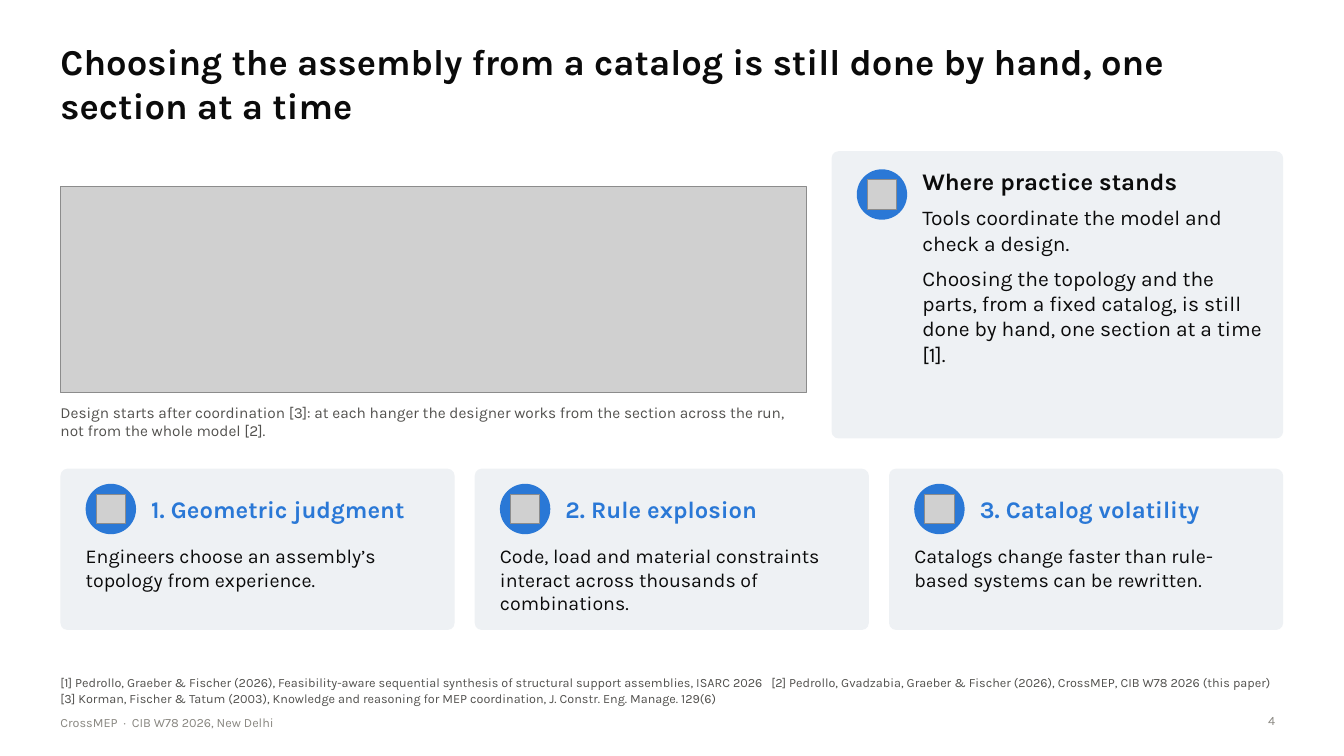
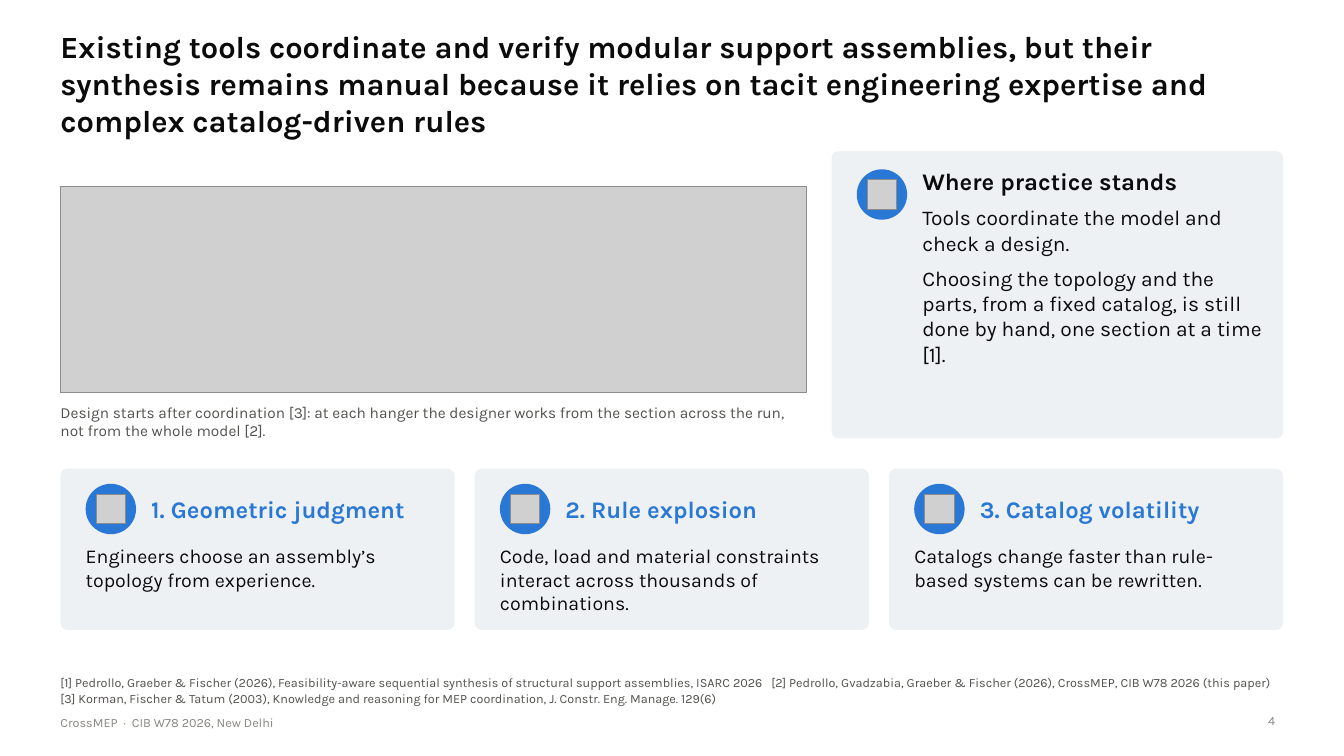
Before and after one commit to lavinia-ped/CrossMEP_Dataset, a slide deck: slide 4 of docs/CrossMEP_CIBW78_talk.pptx. Drawn at 1344x756 pixels with LibreOffice and Linux fonts; fonts in the diff are those of the drawing; grey boxes stand for pictures. Boxes give left, top, right and bottom in pixels: in the first picture for what was removed or moved away, otherwise in the second. Text is boxed around its words. In the diff, an @@ line names an element or a change of style, - is before the commit and + after.

Commit message:
Talk: slide 3 and 4 titles as written by the author

```diff
--- a/docs/CrossMEP_CIBW78_talk.pptx
+++ b/docs/CrossMEP_CIBW78_talk.pptx
@@ title at [60,36,1207,140]: text changed; size 26 to 22 pt @@
-Choosing the assembly from a catalog is still done by hand, one section at a time
+Existing tools coordinate and verify modular support assemblies, but their synthesis remains manual because it relies on tacit engineering expertise and complex catalog-driven rules
```
Also in this commit, not shown: 1 other slide changed, 4 other files.
